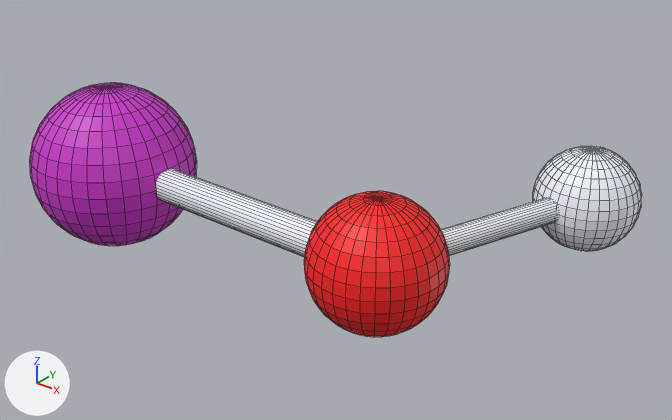
An edit to the FBX model Assets/Atoms/sodium_hydroxide.fbx, drawn before and after from the same camera.
One viewpoint serves both versions: a 50 mm camera at (2.184, -1.64, 1.125) aimed at (0.621, 0.314, -0.086). Every picture has the same lights, and +X, +Y and +Z are marked at lower left. Mesh edges are drawn as thin lines.

In view in the first picture: 'sodium_hydroxide'.
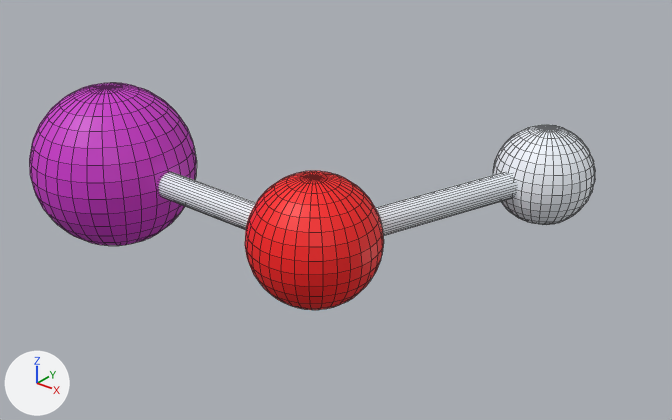
Changed parts and their boxes [x1, y1, x2, y2] in the pictures (672 x 420 px; the box of a moved part takes in the faces that stretch with it):
'sodium_hydroxide', reshaped (8% narrower, 11% shorter): before [29, 83, 642, 337]; after [29, 83, 595, 310]
part 1 of me_plane_045, moved or reshaped: before [533, 146, 642, 251]; after [493, 125, 595, 225]
part 2 of me_plane_045, moved or reshaped: before [441, 197, 558, 256]; after [375, 172, 517, 236]
part 3 of me_plane_045, moved or reshaped: before [304, 191, 450, 337]; after [245, 171, 384, 310]
part 4 of me_plane_045, moved or reshaped: before [156, 169, 317, 257]; after [159, 172, 256, 230]

What the commit changed:
me_plane_045 has 1574 vertices, 1604 faces and spans x -0.25..1.39, y -0.25..0.83, z -0.25..0.25.
me_plane_045 is used by ob_sodium_hydroxide; location (0.0, 0.0, 0.0).
me_plane_045 part 1: the loose piece of 482 vertices spanning x 1.09..1.39, y 0.53..0.83, z -0.15..0.15 is moved by (-0.17, 0.08, 0.0).
me_plane_045 part 2: the loose piece of 64 vertices spanning x 0.97..1.27, y -0.01..0.69, z -0.04..0.04 is scaled about its middle by 1.11, then moved by (-0.19, 0.04, 0.0).
me_plane_045 part 3: the loose piece of 482 vertices spanning x 0.82..1.18, y -0.18..0.18, z -0.18..0.18 is moved by (-0.2, 0.0, 0.0).
me_plane_045 part 4: the loose piece of 64 vertices spanning x 0.0..1.0, y -0.05..0.05, z -0.05..0.05 is scaled about the mesh origin by 0.8.
